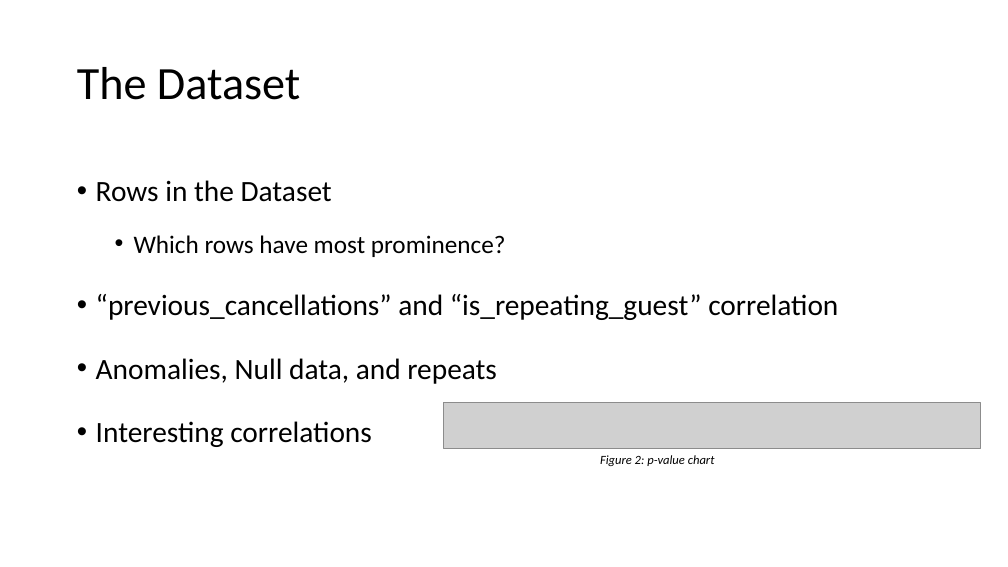
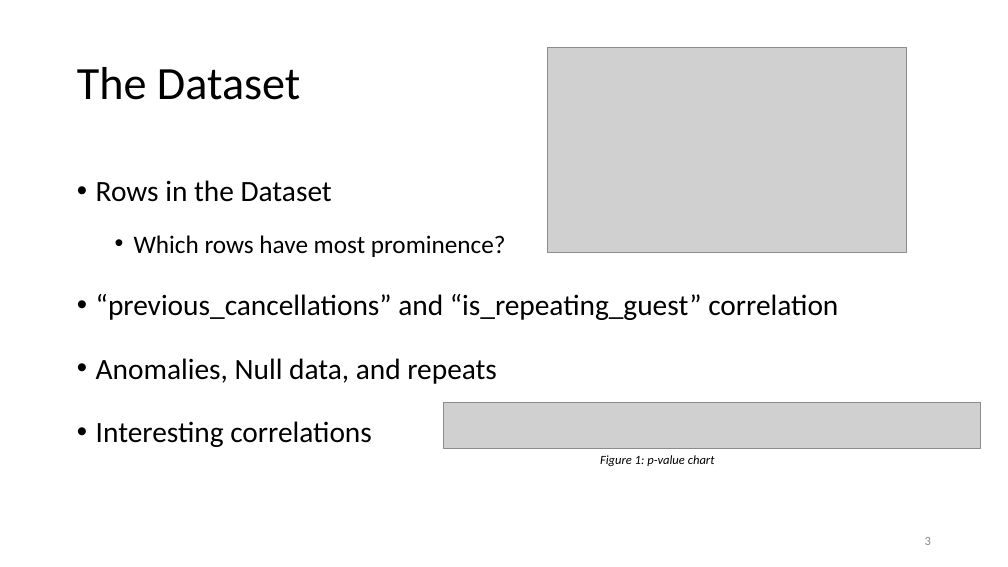
Before and after one commit to zhourichard19/CSE5243, a slide deck: slide 3 of Homework3/Homework3.pptx. Drawn at 1008x567 pixels with LibreOffice and Linux fonts; fonts in the diff are those of the drawing; grey boxes stand for pictures. Boxes give left, top, right and bottom in pixels: in the first picture for what was removed or moved away, otherwise in the second. Text is boxed around its words. In the diff, an @@ line names an element or a change of style, - is before the commit and + after.

```diff
--- a/Homework3/Homework3.pptx
+++ b/Homework3/Homework3.pptx
@@ picture added at [547,48,907,253] @@
@@ text at [600,455,715,466]: text changed @@
-Figure 2: p-value chart
+Figure 1: p-value chart
@@ page number added at [925,537,931,545], 12 pt, text #8C8C8C @@
+3
```
Also in this commit, not shown: 12 other slides changed, 1 slide added, 1 slide removed, 5 other files.
